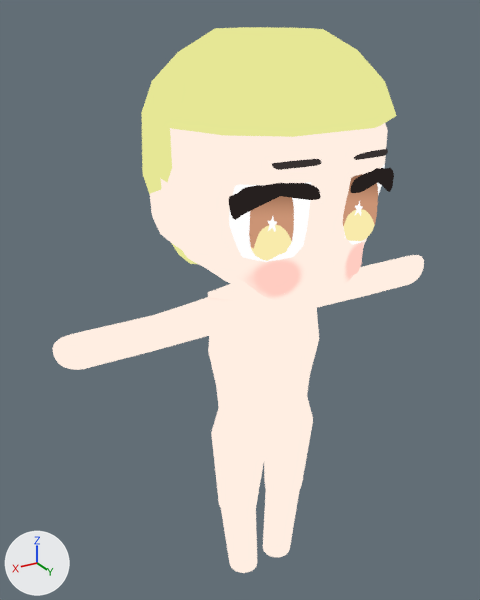
Renders of the Blender file Assets/Character/BASEMODEL_LOWER.blend from each side of a commit.
Rendered twice from a camera (50 mm lens) standing at (3.0, 4.39, 2.74) and looking at (0.11, -0.41, 0.34). Arrows for +X, +Y and +Z are at lower left; the lights stay in place.

Objects in the first picture: 'BaseHair', 'Body.001', 'Eye', 'EyeBrows'.
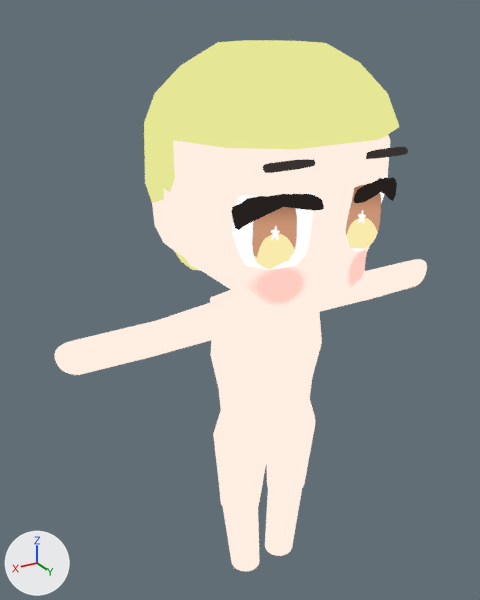
What differs and where, as boxes (x1, y1, x2, y2) in the pictures (480 x 600 px):
'Body.001', moved, rescaled: before (52, 123, 424, 573); after (54, 135, 427, 572)
'BaseHair', moved, rescaled: before (141, 27, 397, 264); after (144, 40, 399, 270)
'Eye', moved, rescaled: before (249, 174, 378, 261); after (252, 185, 381, 269)
'EyeBrows', reshaped, moved (25% wider, 23% taller): before (272, 149, 388, 170); after (263, 147, 408, 173)
part 1 of me_sphere_004, deleted (black): before (272, 149, 388, 170)
part 2 of me_sphere_004, added (black): after (263, 147, 408, 173)

What the commit changed:
me_sphere_004 is used by ob_eyebrows; location (0.0, 0.7, 1.8); scale (1.0, 1.0, 1.03).
me_sphere_004 had 138 vertices, 242 faces and spanned x -0.516..0.515, y -0.04..0.039, z -0.023..0.024.
me_sphere_004 now has 160 vertices, 132 faces and spans x -0.611..0.611, y 0.709..0.793, z 3.46..3.521.
me_sphere_004 part 1: the whole mesh is rebuilt.
Part 2, on me_sphere_004:
96 vertices are added at x -0.611..0.611, y 0.709..0.793, z 3.46..3.521.
32 new vertices lie (0.102, 0.0, 0.0) away from vertices in x -0.564..0.36, y 0.709..0.793, z 3.46..3.521.
32 new vertices lie (0.102, 0.0, 0.0) away from vertices in x -0.462..0.462, y 0.709..0.793, z 3.46..3.521.
132 new faces join them.
Object 'Eye' (ob_eye) is rescaled from (1.0, 1.0, 1.03) to (1.0, 1.0, 1.0).
Object 'Eye' (ob_eye) moves from (0.0, 0.53, 1.34) to (0.0, 0.57, 1.28).
Object 'BaseHair' (ob_basehair) is rescaled from (1.0, 1.0, 1.03) to (1.0, 1.0, 1.0).
Object 'BaseHair' (ob_basehair) moves from (0.0, -0.47, 1.7) to (0.0, -0.43, 1.63).
Object 'EyeBrows' (ob_eyebrows) moves from (0.0, 0.7, 1.8) to (0.0, 0.0, -1.68).
Object 'Body.001' (ob_body_001) is rescaled from (1.0, 1.0, 1.03) to (1.0, 1.0, 1.0).
Object 'Body.001' (ob_body_001) moves from (0.0, 0.0, 0.73) to (0.0, 0.04, 0.69).
